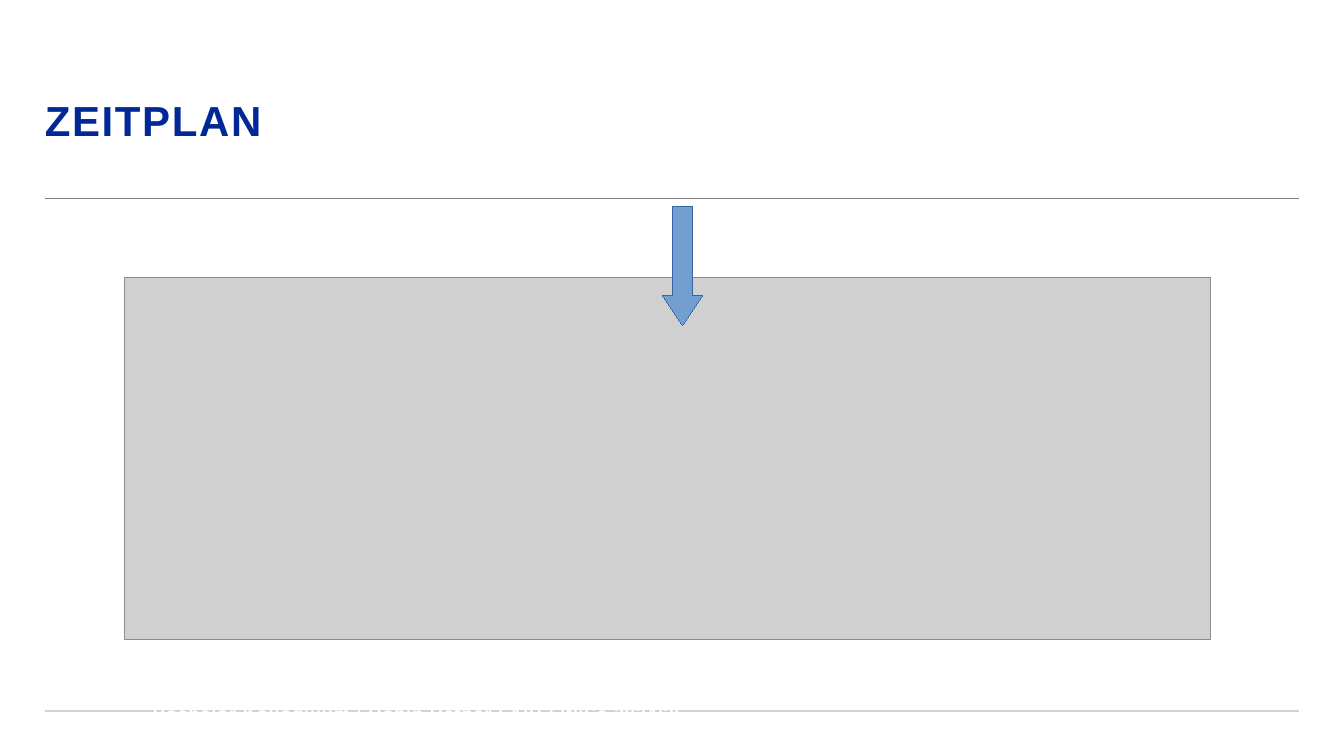
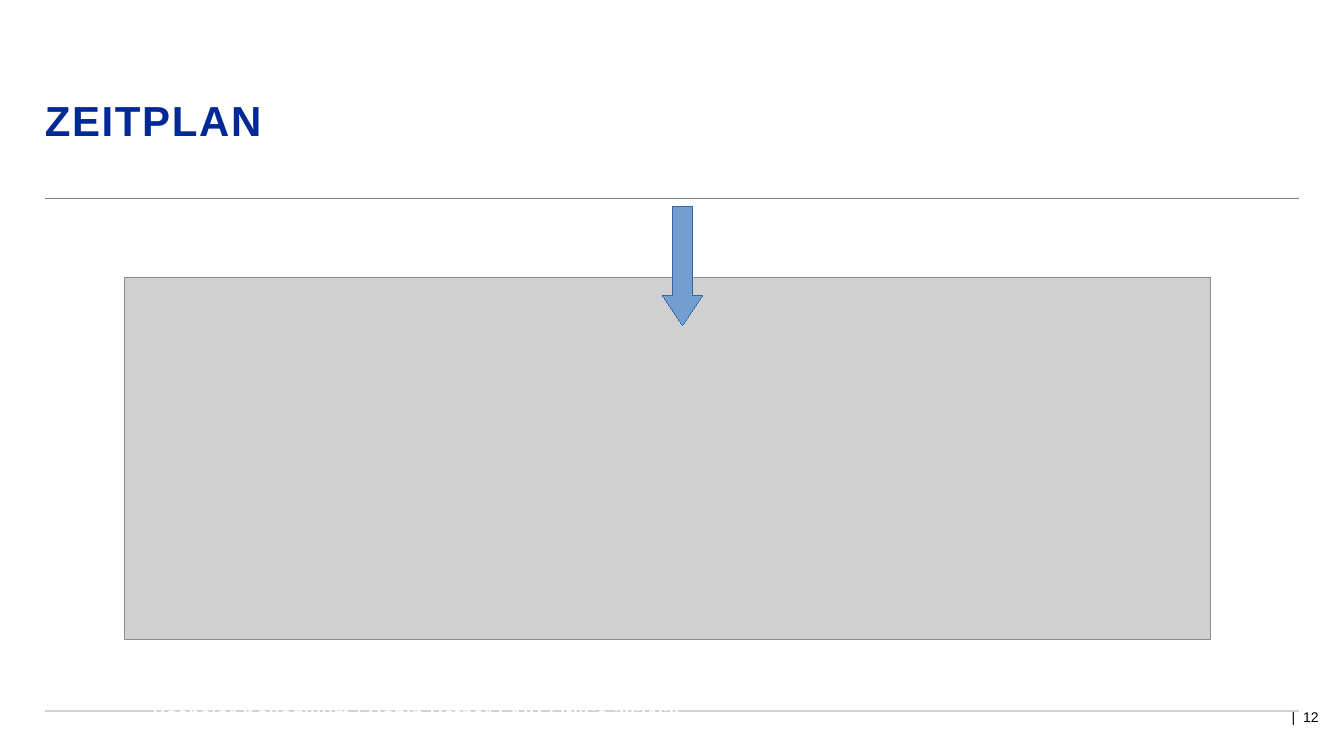
Before and after one commit to D4rkm4n215/Bachelorthesis, a slide deck: slide 12 of Thesis/Kolloquium/Präsentation_Hefner_Robin_206488.odp (slide 8 before the commit). Drawn at 1344x756 pixels with LibreOffice and Linux fonts; fonts in the diff are those of the drawing; grey boxes stand for pictures; background and template pictures are left out. Boxes give left, top, right and bottom in pixels: in the first picture for what was removed or moved away, otherwise in the second. Text is boxed around its words. In the diff, an @@ line names an element or a change of style, - is before the commit and + after.

```diff
--- a/Thesis/Kolloquium/Präsentation_Hefner_Robin_206488.odp
+++ b/Thesis/Kolloquium/Präsentation_Hefner_Robin_206488.odp
@@ page number added at (1303,712,1319,722), 10 pt, text #000000 @@
+| 12
```
Also in this commit, not shown: 8 other slides changed, 4 slides added, 6 other files.
